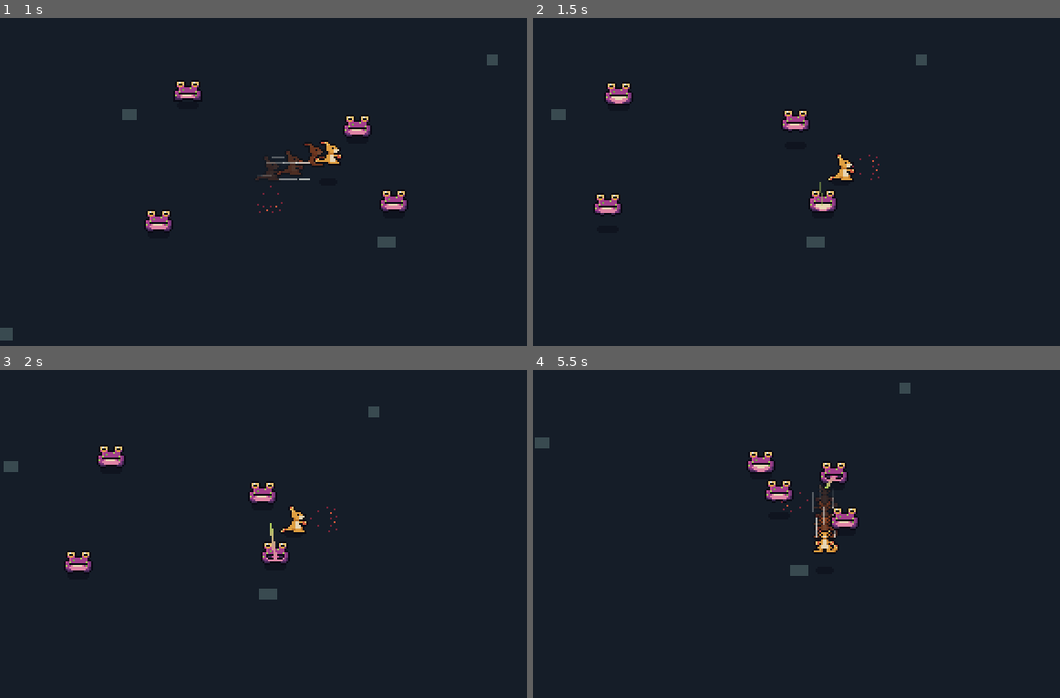
Above: before the commit, frames 1-4 (two rows, left to right).
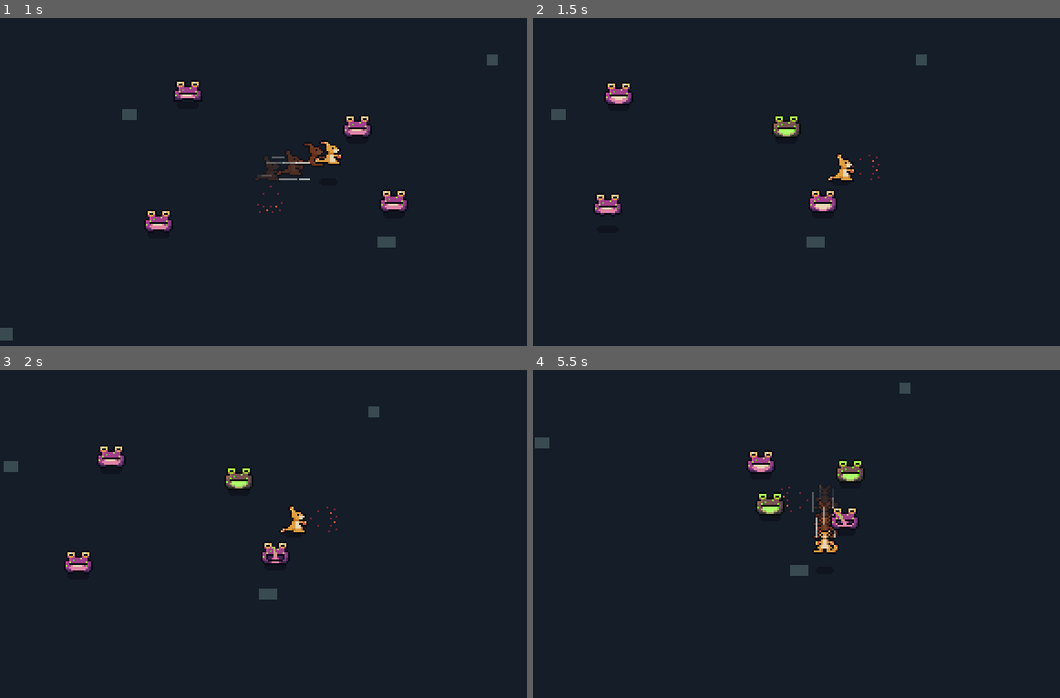
Above: after the commit, the same moments.

Repository: qmkDuran/my-own-art
Game: Godot game, scene res://scenes/main/main.tscn
Two runs of this game, one before a commit and one after it. Both use one fixed random seed, a clock stepped at 60 frames per second and the inputs below.
Inputs (mouse positions are in pixels of both pictures, inside the frame that each line leads up to):
- Up to frame 1 (1 s): move the mouse to (421, 165) at 0.52 s; press the mouse at (421, 165) at 0.53 s; hold D (move_right) from 0.53 s (still down); tap Space (dodge) at 0.8 s
- Up to frame 2 (1.5 s): move the mouse to (706, 198) at 1.27 s; release D (move_right) at 1.28 s; release the mouse at (706, 198) at 1.28 s; hold S (move_down) from 1.28 s (still down); tap Space (dodge) at 1.35 s
- Up to frame 3 (2 s): keep holding S (move_down); click (173, 550) at 1.55 s
- Up to frame 4 (5.5 s): move the mouse to (880, 461) at 2.02 s; release S (move_down) at 2.03 s; press the mouse at (880, 461) at 2.03 s; hold D (move_right) 2.03-2.78 s; tap Space (dodge) at 2.3, 2.85, 3.8, 4.35, 5.3 s; move the mouse to (796, 599) at 2.77 s; release the mouse at (796, 599) at 2.78 s; hold W (move_up) 2.78-3.53 s; click (796, 599) at 3.05 s; move the mouse to (1002, 583) at 3.52 s; press the mouse at (1002, 583) at 3.53 s; hold A (move_left) 3.53-5.03 s; move the mouse to (648, 484) at 4.27 s; release the mouse at (648, 484) at 4.28 s; click (648, 484) at 4.55 s; move the mouse to (854, 534) at 5.02 s; press the mouse at (854, 534) at 5.03 s; hold S (move_down) from 5.03 s (still down)

Frame 1 is identical in both runs. In frame 2, 0.4% of the frame differs, in the area x 45-56%, y 28-58%; in frame 3, 0.6%; in frame 4, 1.0%, in the area x 42-63%, y 27-48%.

Commit message:
Toad: remove aim line, attack from further, longer green warning
- Aim line removed.
- Tongue reach 40px (was 26), so toads attack from further away.
- Wind-up flicker lasts 0.8s (was 0.6).

Co-Authored-By: Claude Opus 5.5 <noreply@anthropic.com>
Claude-Session: https://claude.ai/code/session_01YABBJVPWvaqtn34m5VQVCp

Diff:
--- a/scenes/enemies/toxic_toad/toxic_toad.tscn
+++ b/scenes/enemies/toxic_toad/toxic_toad.tscn
@@ -1,11 +1,10 @@
-[gd_scene load_steps=10 format=3]
+[gd_scene load_steps=9 format=3]
 
 [ext_resource type="Script" path="res://scripts/enemies/toad.gd" id="1_toad"]
 [ext_resource type="Script" path="res://scripts/animation/single_view_animator.gd" id="2_animator"]
 [ext_resource type="Script" path="res://scripts/enemies/toad_tongue.gd" id="3_tongue"]
 [ext_resource type="Script" path="res://scripts/components/health.gd" id="4_health"]
 [ext_resource type="Script" path="res://scripts/effects/hit_flash.gd" id="5_flash"]
-[ext_resource type="Script" path="res://scripts/effects/attack_warning.gd" id="6_warning"]
 
 [sub_resource type="CircleShape2D" id="CircleShape2D_body"]
 radius = 5.0
@@ -34,7 +33,7 @@
 sheet_prefix = "toad"
 animation_settings = {
 "attack": {
-"frame_durations": [0.6, 0.2, 0.12],
+"frame_durations": [0.8, 0.2, 0.12],
 "loops": false
 },
 "hop": {
@@ -46,11 +45,6 @@
 "loops": true
 }
 }
-
-[node name="AttackWarning" type="Line2D" parent="."]
-width = 1.0
-default_color = Color(0.658824, 0.792157, 0.345098, 0.45)
-script = ExtResource("6_warning")
 
 [node name="Tongue" type="Line2D" parent="."]
 width = 2.0
--- a/scripts/effects/attack_warning.gd
+++ /dev/null
@@ -1,24 +0,0 @@
-class_name AttackWarning
-extends Line2D
-## A faint line showing where an attack is about to strike, so the player can react.
-##
-## It grows from the attacker out to full length while the attack winds up.
-
-## Where the line starts, relative to the attacker's feet (e.g. the toad's mouth).
-@export var start_offset: Vector2 = Vector2(0, -5)
-
-
-func _ready() -> void:
-	hide_warning()
-
-
-## progress: 0.0 = just started winding up, 1.0 = about to strike.
-func show_warning(direction: Vector2, length: float, progress: float) -> void:
-	visible = true
-	var end := start_offset + direction.normalized() * length * clampf(progress, 0.0, 1.0)
-	points = PackedVector2Array([start_offset, end])
-
-
-func hide_warning() -> void:
-	visible = false
-	clear_points()
--- a/scripts/enemies/toad.gd
+++ b/scripts/enemies/toad.gd
@@ -6,8 +6,7 @@
 ## the toad decides what to do next.
 ##   RESTING    -> sits for a moment, then hops closer or starts an attack
 ##   HOPPING    -> one hop toward the player, in an arc
-##   PUFFING    -> the warning: cheeks puff up, the toad flickers green and an aim line
-##                 grows toward the player (the cue to dodge)
+##   PUFFING    -> the warning: cheeks puff up and the toad flickers green (the cue to dodge)
 ##   LASHING    -> tongue shoots out; hits the player if they're still in the way
 ##   RECOVERING -> a short pause after attacking or being hit
 ##   DYING      -> fades away
@@ -29,9 +28,9 @@
 
 @export_group("Tongue attack")
 ## How far the tongue reaches, in pixels. The toad attacks once the player is this close.
-@export var tongue_reach: float = 26.0
+@export var tongue_reach: float = 40.0
 ## Seconds of warning before the tongue comes out (the attack animation's first frame).
-@export var puff_time: float = 0.60
+@export var puff_time: float = 0.80
 ## Colour the toad flickers to while winding up, so the attack is easy to see coming.
 @export var warning_tint: Color = Color(0.75, 1.3, 0.6)
 ## Seconds between each flicker of the warning tint.
@@ -63,7 +62,6 @@
 @onready var sprite: SingleViewAnimator = $Sprite
 @onready var tongue: ToadTongue = $Tongue
 @onready var hit_flash: HitFlash = $HitFlash
-@onready var attack_warning: AttackWarning = $AttackWarning
 @onready var collision_shape: CollisionShape2D = $CollisionShape
 
 
@@ -108,7 +106,7 @@
 		_enter(State.RESTING, _random_rest_time())
 
 
-## The wind-up: the toad flickers toxic green and a line grows toward where the tongue will strike.
+## The wind-up: the toad flickers toxic green so the player can see the attack coming.
 func _puff() -> void:
 	velocity = Vector2.ZERO
 	_show_attack_warning()
@@ -204,13 +202,11 @@
 # --- Attack warning -------------------------------------------------------
 
 func _show_attack_warning() -> void:
-	attack_warning.show_warning(_lash_direction, tongue_reach, _state_progress())
 	var flicker_on := int(_time_in_state / warning_flicker_interval) % 2 == 0
 	sprite.modulate = Color(warning_tint, sprite.modulate.a) if flicker_on else Color(1, 1, 1, sprite.modulate.a)
 
 
 func _clear_attack_warning() -> void:
-	attack_warning.hide_warning()
 	sprite.modulate = Color(1, 1, 1, sprite.modulate.a)
 
 
